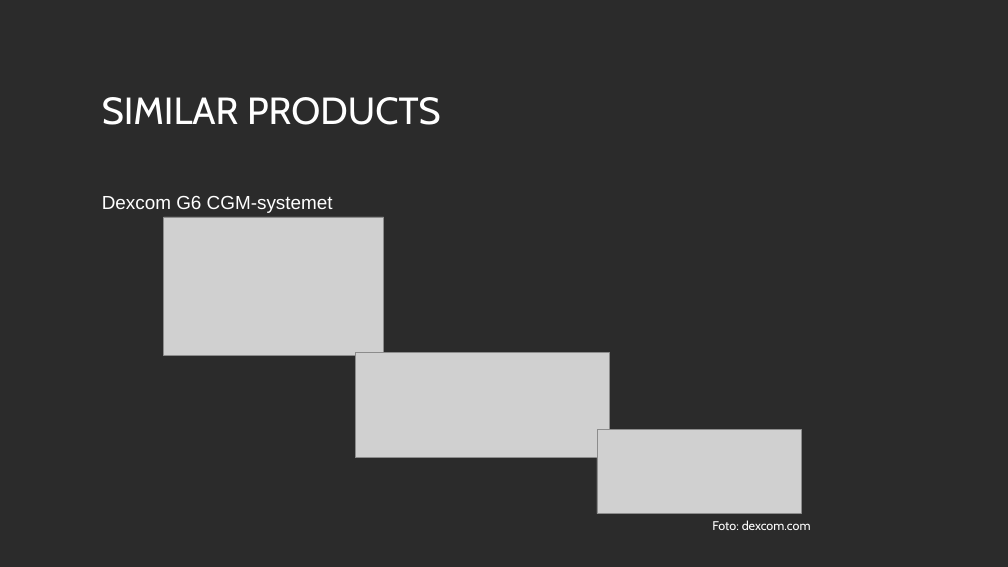
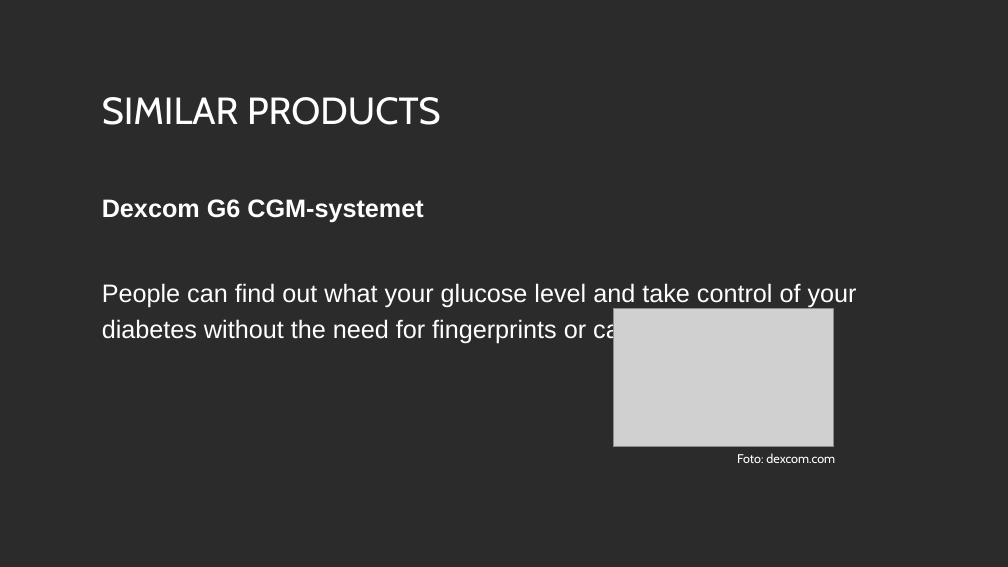
Before and after one commit to gislanetotland/Samnanger_kommune, a slide deck: slide 6 of Presentasjon project HCI H20_v2.ppt. Drawn at 1008x567 pixels with LibreOffice and Linux fonts; fonts in the diff are those of the drawing; grey boxes stand for pictures; background and template pictures are left out; a plain dark background stands for a picture behind light text. Boxes give left, top, right and bottom in pixels: in the first picture for what was removed or moved away, otherwise in the second. Text is boxed around its words. In the diff, an @@ line names an element or a change of style, - is before the commit and + after.

```diff
--- a/Presentasjon project HCI H20_v2.ppt
+++ b/Presentasjon project HCI H20_v2.ppt
@@ text at (x1=102, y1=199, x2=423, y2=223): size 18 to 24 pt, bold on in "Dexcom G6 CGM-systemet" @@
@@ text at (x1=102, y1=283, x2=857, y2=343): paragraph added @@
+People can find out what your glucose level and take control of your diabetes without the need for fingerprints or calibrations
@@ picture moved from (x1=163, y1=217, x2=383, y2=356) to (x1=613, y1=308, x2=833, y2=447) @@
@@ picture removed at (x1=355, y1=352, x2=609, y2=457) @@
@@ picture removed at (x1=597, y1=429, x2=801, y2=514) @@
@@ text "Foto: dexcom.com" moved from (x1=712, y1=520, x2=811, y2=530) to (x1=737, y1=453, x2=835, y2=463) @@
```
Also in this commit, not shown: 1 slide added.
